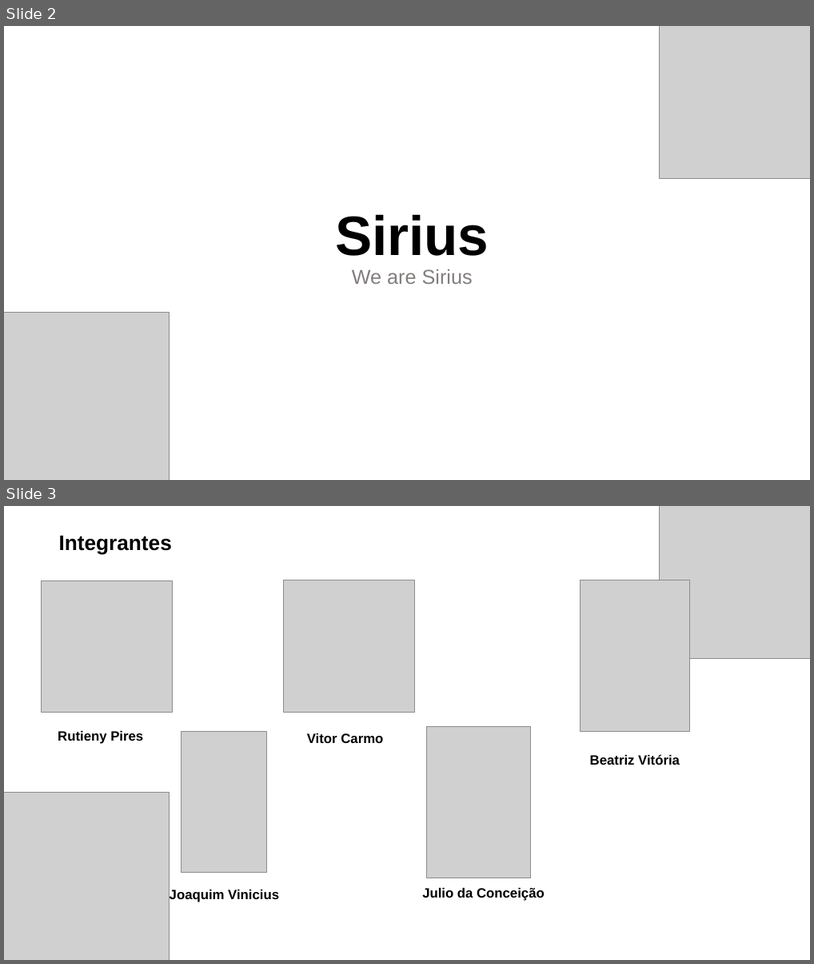
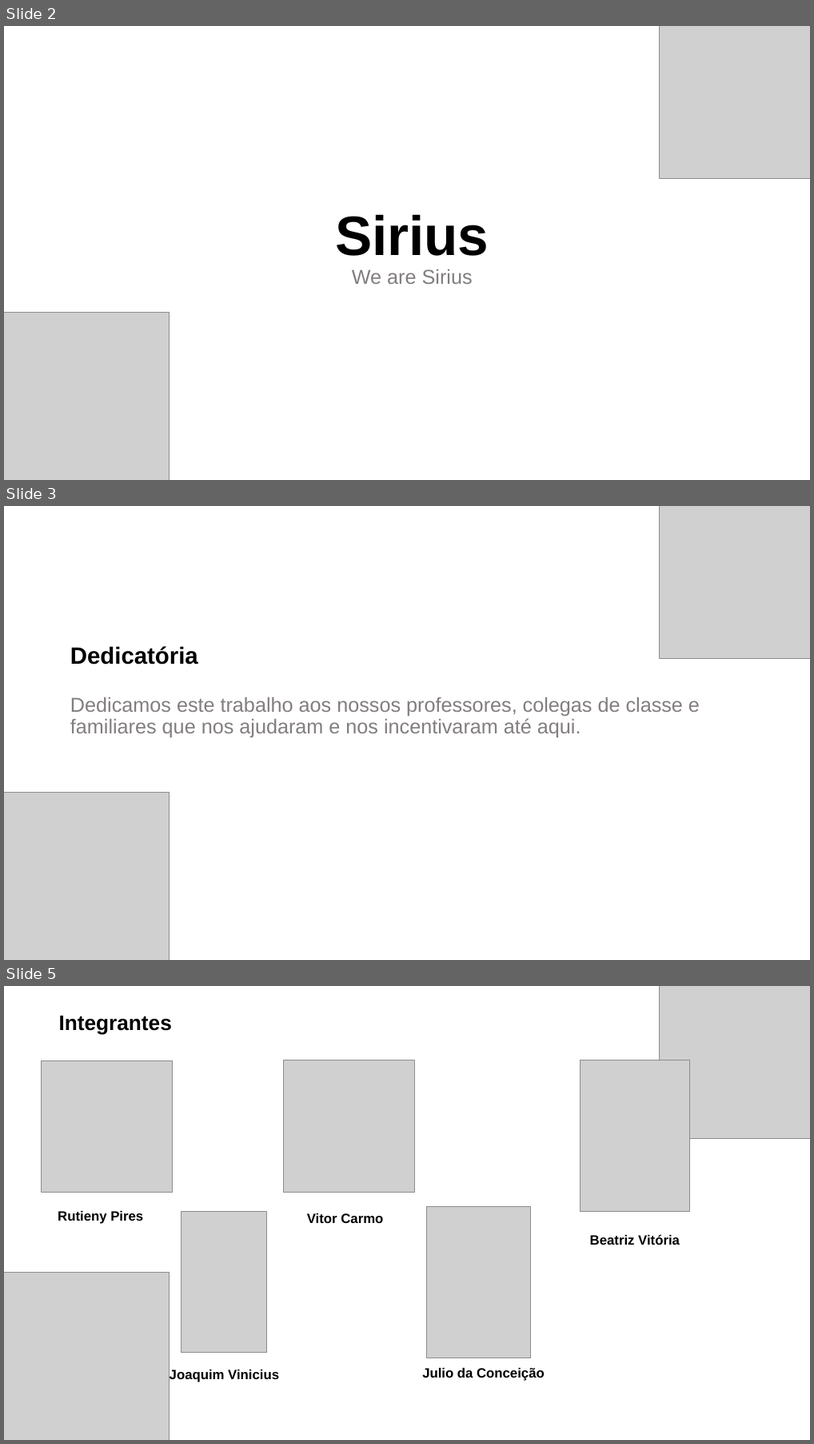
Before and after one commit to Sirius-tcc/Documents, a slide deck: slides/PreviaTCC.pptx. Shown one above the other, each under a label of ours: slides 2 and 3 before the commit, slides 2, 3 and 5 after it; the slides between them are not shown. The pictures are 814x964 and 814x1444 pixels, drawn with LibreOffice and Linux fonts; fonts in the diff are those of the drawing; grey boxes stand for pictures. Boxes give left, top, right and bottom in pixels: in the first picture for what was removed or moved away, otherwise in the second. Text is boxed around its words. In the diff, an @@ line names an element or a change of style, - is before the commit and + after.

```diff
--- a/slides/PreviaTCC.pptx
+++ b/slides/PreviaTCC.pptx
@@ slide 3 added at [4, 506, 810, 960], background #FFFFFF @@
@@ picture added at [660, 506, 810, 659] @@
@@ title added at [70, 646, 700, 737], 24 pt, text #837E7E @@
+Dedicatória
+Dedicamos este trabalho aos nossos professores, colegas de classe e familiares que nos ajudaram e nos incentivaram até aqui.
@@ picture added at [4, 792, 169, 960] @@
@@ what was slide 3 is now slide 5 @@
```
Also in this commit, not shown: 2 slides changed, 6 other slides added.
